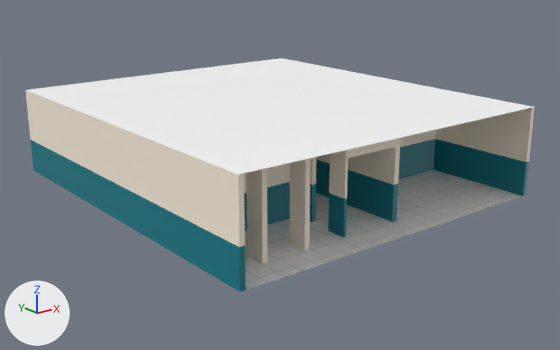
Two versions of the FBX model virtualhospital/models/ARQ-32.fbx, one commit apart.
The view is the same before and after, from a 50 mm lens placed at (-14.83, -19.17, 7.82), pointed at (0.11, -0.5, 0.35). Lighting does not change. The marker at lower left points along +X, +Y and +Z.

Names of what the first picture shows: 'Pared', 'Piso', 'Techo'.
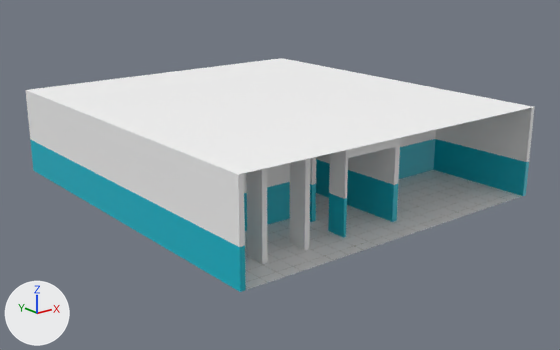
The change, as a diff of the scene's bpy script:
```diff
--- a/virtualhospital/models/ARQ-32.fbx.py
+++ b/virtualhospital/models/ARQ-32.fbx.py
@@ mat_matparedbot @@
 mat_matparedbot = principled_material('matparedbot')
-mat_matparedbot.base_color = (0.0, 0.2, 0.25)  # cyan #007c89
+mat_matparedbot.base_color = (0.0, 0.468, 0.589)  # cyan #00b6ca
```

Boxes (x1, y1, x2, y2) around the edits, measured in the pictures (560 x 350 px):
'Pared', recoloured
    both: (26, 90, 535, 292)
